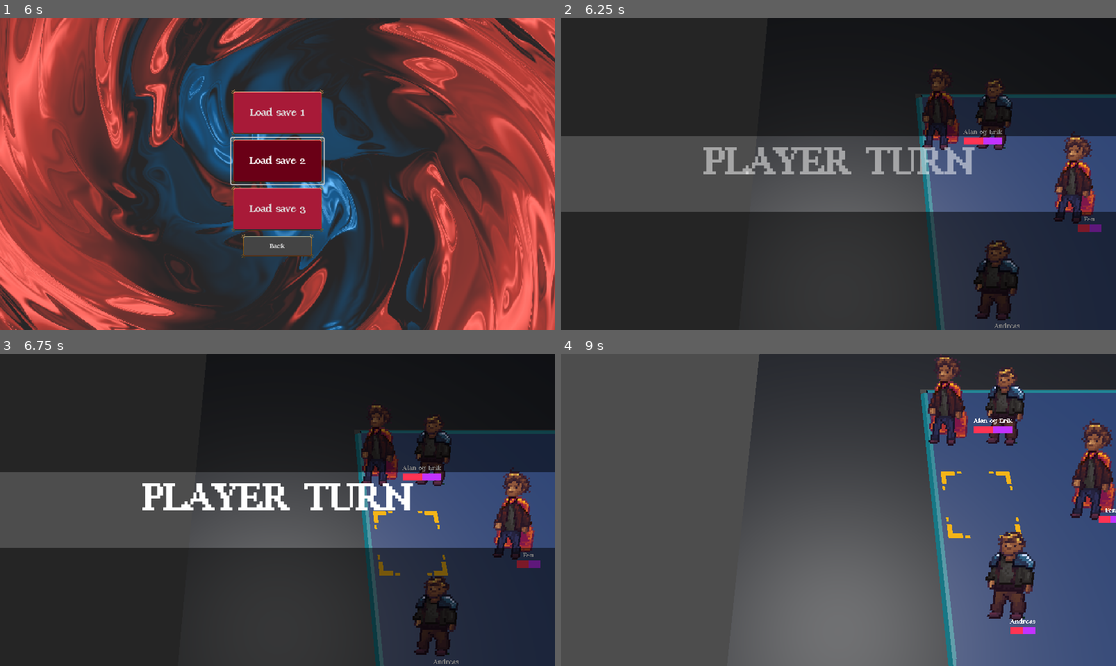
Above: before the commit, frames 1-4 (two rows, left to right).
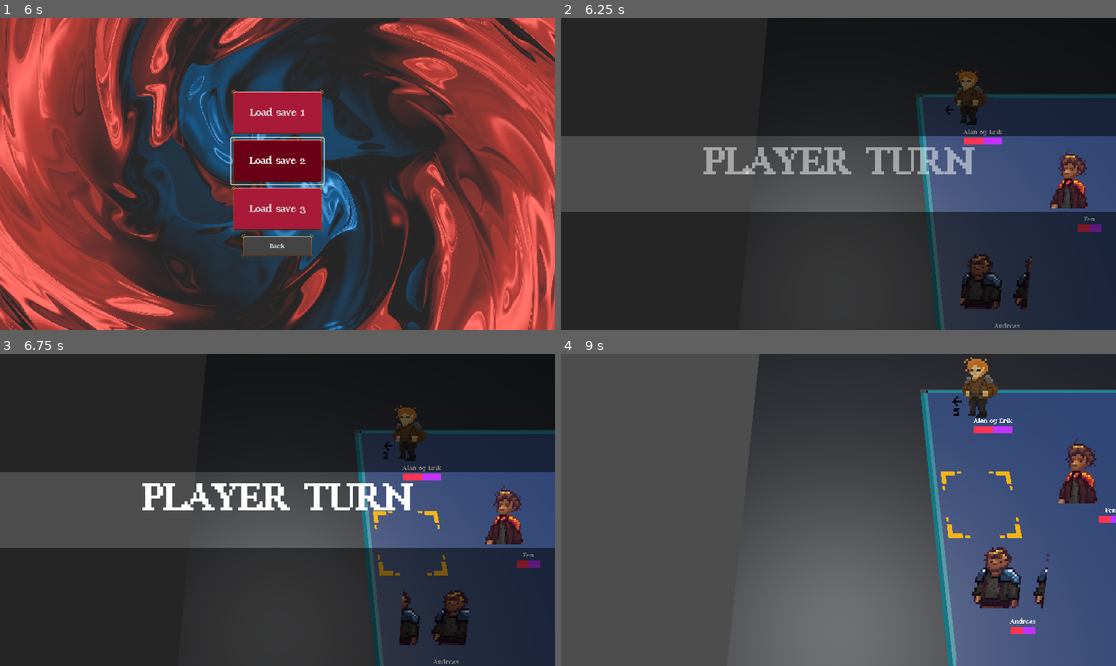
Above: after the commit, the same moments.

Repository: alanhaugen/bachelor-inn
Game: Godot game, scene res://scenes/UI/mainmenu.tscn
Two runs of this game, one before a commit and one after it. Both use one fixed random seed, a clock stepped at 60 frames per second and the inputs below.
Inputs (mouse positions are in pixels of both pictures, inside the frame that each line leads up to):
- Up to frame 1 (6 s): click "Start Game" at 0.5 s; move the mouse to (399, 158) at 1.27 s; hold Right (pan_right) 1.28-2 s; hold Space (selected) 1.28-2 s; click (399, 158) at 1.42 s; drag from (166, 189) to (249, 236) at 2.02 s; move the mouse to (333, 105) at 2.77 s; hold Right (pan_right) 2.78-3.5 s; hold Mouse wheel up (zoom_out) 2.78-3.5 s; drag from (249, 236) to (111, 127) at 3.52 s; move the mouse to (444, 220) at 4.27 s; hold Left (pan_left) 4.28-5 s; hold Mouse wheel down (zoom_in) 4.28-5 s; drag from (111, 127) to (194, 96) at 5.02 s; move the mouse to (305, 174) at 5.77 s; hold Down (pan_down) from 5.78 s (still down); hold Mouse wheel down (zoom_in) from 5.78 s (still down); click (305, 174) at 5.92 s
- Up to frame 2 (6.25 s): keep holding Down (pan_down); keep holding Mouse wheel down (zoom_in)
- Up to frame 3 (6.75 s): release Down (pan_down) at 6.5 s; release Mouse wheel down (zoom_in) at 6.5 s; drag from (194, 432) to (166, 525) at 6.52 s
- Up to frame 4 (9 s): move the mouse to (960, 494) at 7.27 s; hold Up (pan_up) 7.28-8 s; hold Mouse wheel up (zoom_out) 7.28-8 s; drag from (727, 525) to (810, 572) at 8.02 s; move the mouse to (894, 441) at 8.77 s; hold Down (pan_down) from 8.78 s (still down); hold Mouse wheel down (zoom_in) from 8.78 s (still down)

Frame 1 is identical in both runs. In frame 2, 5.4% of the frame differs, in the area x 65-97%, y 16-97%; in frame 3, 5.6%; in frame 4, 7.2%, in the area x 66-100%, y 0-86%.

Commit message:
Added animated spritesheets

Diff:
--- a/scripts/stats/character.gd
+++ b/scripts/stats/character.gd
@@ -31,7 +31,7 @@
 @export var is_playable :bool = true; ## Friend or foe
 @export var unit_name :String = "Baggins"; ## Unit name
 @export var speciality :Speciality = Speciality.Fighter; ## Unit speciality
-@export var sprite_sheet_path: String = "res://art/textures/DFFS_Character edge highlight poc.png";
+@export var sprite_sheet_path: String = "res://art/textures/WIP_Animation_previewer.png";
 
 @export var health: int = 4; ## Unit health
 @export var strength: int = 4; ## Damage with weapons
@@ -98,13 +98,23 @@
 	add_child(health_bar);
 
 	sprite = AnimatedSprite3D.new();
+	sprite.texture_filter = BaseMaterial3D.TEXTURE_FILTER_NEAREST;
 	sprite.sprite_frames = SpriteFrames.new();
 	sprite.sprite_frames.add_animation("idle");
 
+	var frame_count := 8; # Number of frames in your "idle" animation
+	var frame_width := 32; # Width of each individual sprite frame
+	var frame_height := 32; # Height of each individual sprite frame
+
 	#if speciality == Speciality.Scout:
 	var texture: Texture2D = load(sprite_sheet_path);
-	sprite.texture_filter = BaseMaterial3D.TEXTURE_FILTER_NEAREST;
-	sprite.sprite_frames.add_frame("idle", texture);
+
+	# Add idle animation
+	for i in range(frame_count):
+		var atlas := AtlasTexture.new();
+		atlas.atlas = texture;
+		atlas.region = Rect2(i * frame_width, 0, frame_width, frame_height);
+		sprite.sprite_frames.add_frame("idle", atlas);
 
 	sprite.play("idle");
 
